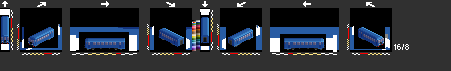
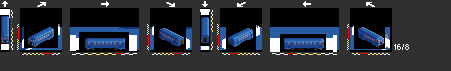
The second 451x71 image is a revision of the first. Changes to its layers:
moved "Lights" above "SJ_Brown" over [192, 41, 375, 45]
renamed "Palette" to "SJ_Brown", hid it, painted on it over [51, 20, 377, 51]
painted on "Xoa3-B" over [51, 20, 377, 46]
removed layer "Background" over [51, 20, 377, 51]
